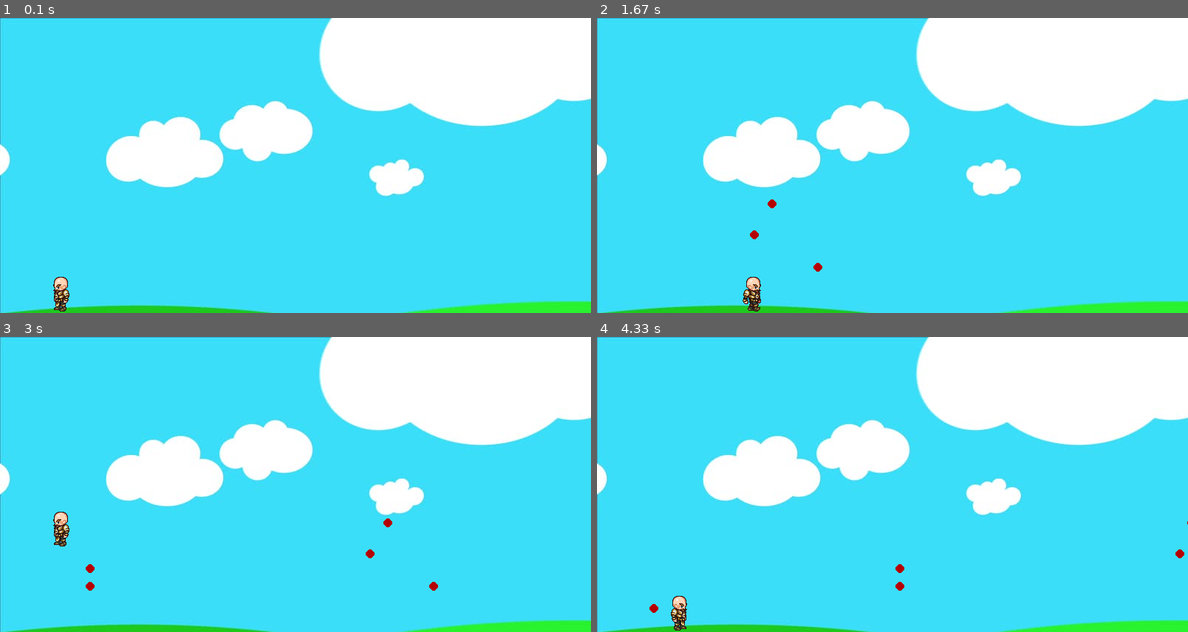
Above: before the commit, frames 1-4 (two rows, left to right).
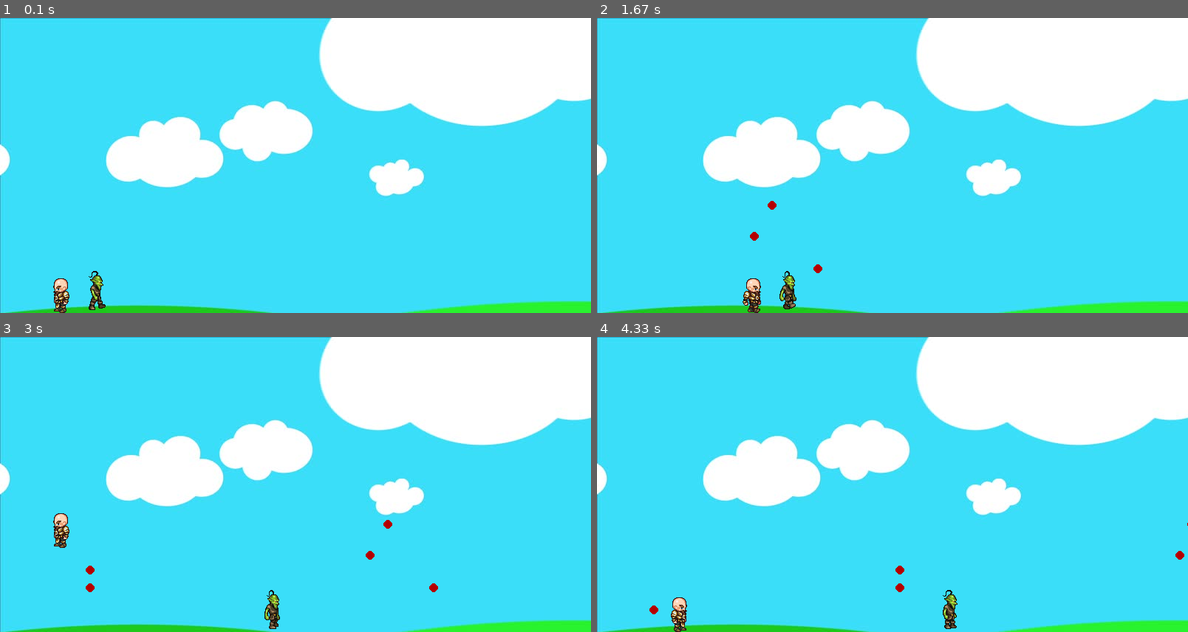
Above: after the commit, the same moments.

Repository: wgathright/pygameTutorial01
Game: pygame game, started from main.py
Same seed, same stepped clock (60 frames per second), same inputs: the game is played once before the commit and once after it.
Inputs:
- Up to frame 1 (0.1 s): no input
- Up to frame 2 (1.67 s): hold Right 0.33-0.8 s; hold Up 0.83-1.13 s; tap Space at 0.9, 1.23, 1.53 s; hold Right 1.17-1.63 s
- Up to frame 3 (3 s): hold Left 1.67-2.2 s; tap Space at 1.73, 2.03, 2.3, 2.6, 2.73 s; hold Left 2.23-2.63 s; hold Up from 2.67 s (still down)
- Up to frame 4 (4.33 s): release Up at 3.03 s; hold Right 3.07-3.7 s; tap Space at 3.13, 3.43, 3.8, 4.1, 4.3 s; hold Left 3.73-4.2 s; hold Right from 4.23 s (still down)

The runs differ from the first frame. In frame 1, 0.4% of the frame differs, in the area x 9-18%, y 85-100%; in frame 2, 0.5%; in frame 3, 0.5%, in the area x 9-75%, y 59-99%; in frame 4, 0.5%.

Commit message:
Added Enemy

Diff:
--- a/main.py
+++ b/main.py
@@ -70,11 +70,60 @@
         pygame.draw.circle(screen, self.color, (self.x,self.y), self.radius)
 
 
+class enemy(object):
+    walkRight = [pygame.image.load('Game/R1E.png'), pygame.image.load('Game/R2E.png'), pygame.image.load('Game/R3E.png'),
+                 pygame.image.load('Game/R4E.png'), pygame.image.load('Game/R5E.png'), pygame.image.load('Game/R6E.png'),
+                 pygame.image.load('Game/R7E.png'), pygame.image.load('Game/R8E.png'), pygame.image.load('Game/R9E.png'),
+                 pygame.image.load('Game/R10E.png'), pygame.image.load('Game/R11E.png')]
+    walkLeft =  [pygame.image.load('Game/L1E.png'), pygame.image.load('Game/L2E.png'), pygame.image.load('Game/L3E.png'),
+                 pygame.image.load('Game/L4E.png'), pygame.image.load('Game/L5E.png'), pygame.image.load('Game/L6E.png'),
+                 pygame.image.load('Game/L7E.png'), pygame.image.load('Game/L8E.png'), pygame.image.load('Game/L9E.png'),
+                 pygame.image.load('Game/L10E.png'), pygame.image.load('Game/L11E.png')]
+
+
+    def __init__(self, x, y, width, height, end):
+        self.x = x
+        self.y = y
+        self.width = width
+        self.height = height
+        self.end = end
+        self.path = [self.x, self.end]
+        self.walkCount = 0
+        self.vel = 3
+
+    def draw(self, screen):
+        self.move()
+        if self.walkCount + 1 >= 33:
+            self.walkCount = 0
+
+        if self.vel > 0:
+            screen.blit(self.walkRight[self.walkCount //3], (self.x, self.y))
+            self.walkCount += 1
+        else:
+            screen.blit(self.walkLeft[self.walkCount //3], (self.x, self.y))
+            self.walkCount += 1
+
+    def move(self):
+        if self.vel > 0:
+            if self.x + self.vel < self.path[1]:
+                self.x += self.vel
+            else:
+                self.vel = self.vel * -1
+                self.walkCount = 0
+        else:
+            if self.x - self.vel > self.path[0]:
+                self.x += self.vel
+            else:
+                self.vel = self.vel * -1
+                self.walkCount = 0
+
+
 
 
 def DrawGameWindow():
     screen.blit(bg, (0,0))
     man.draw(screen)
+    goblin.draw(screen)
 
     for bullet in bullets:
         bullet.draw(screen)
@@ -83,7 +132,8 @@
 
 
 #GAME LOOP
-man = player(50,HEIGHT - 64,64,64)
+man = player(50,HEIGHT - 62,64,64)
+goblin = enemy(100,HEIGHT - 60, 64, 64, WIDTH - 100)
 bullets = []
 running = True
 while running:
